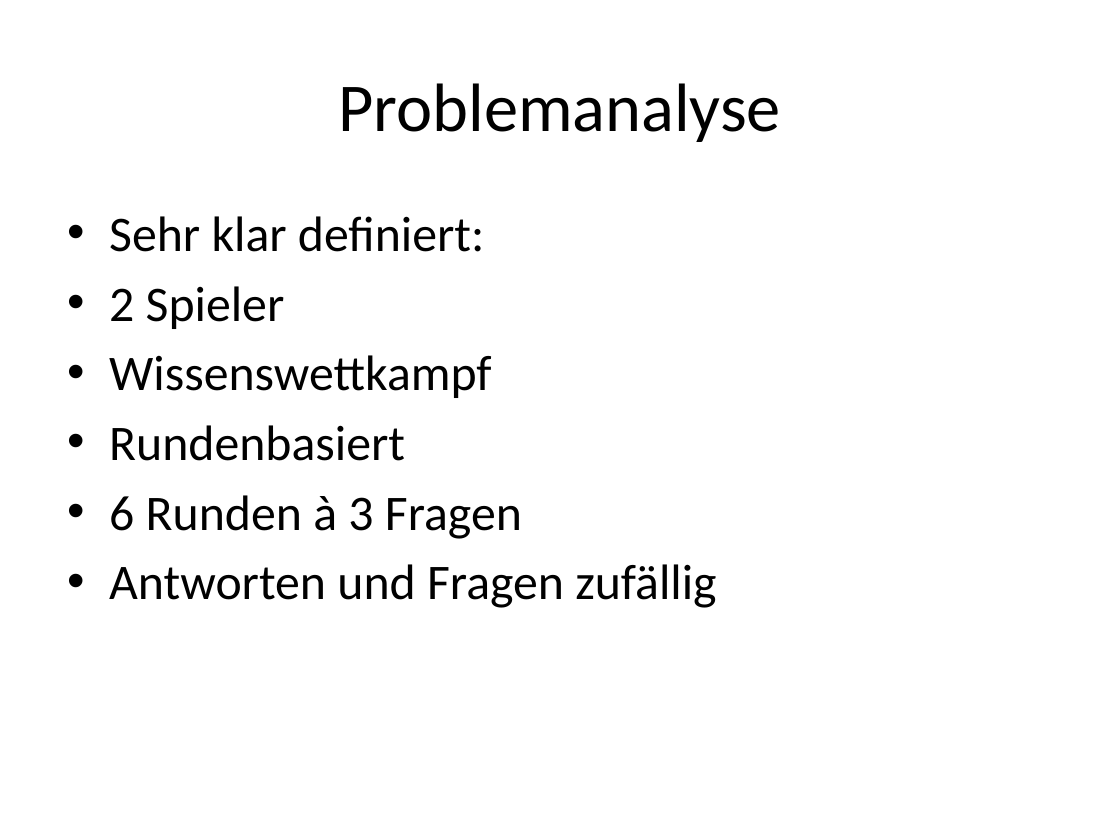
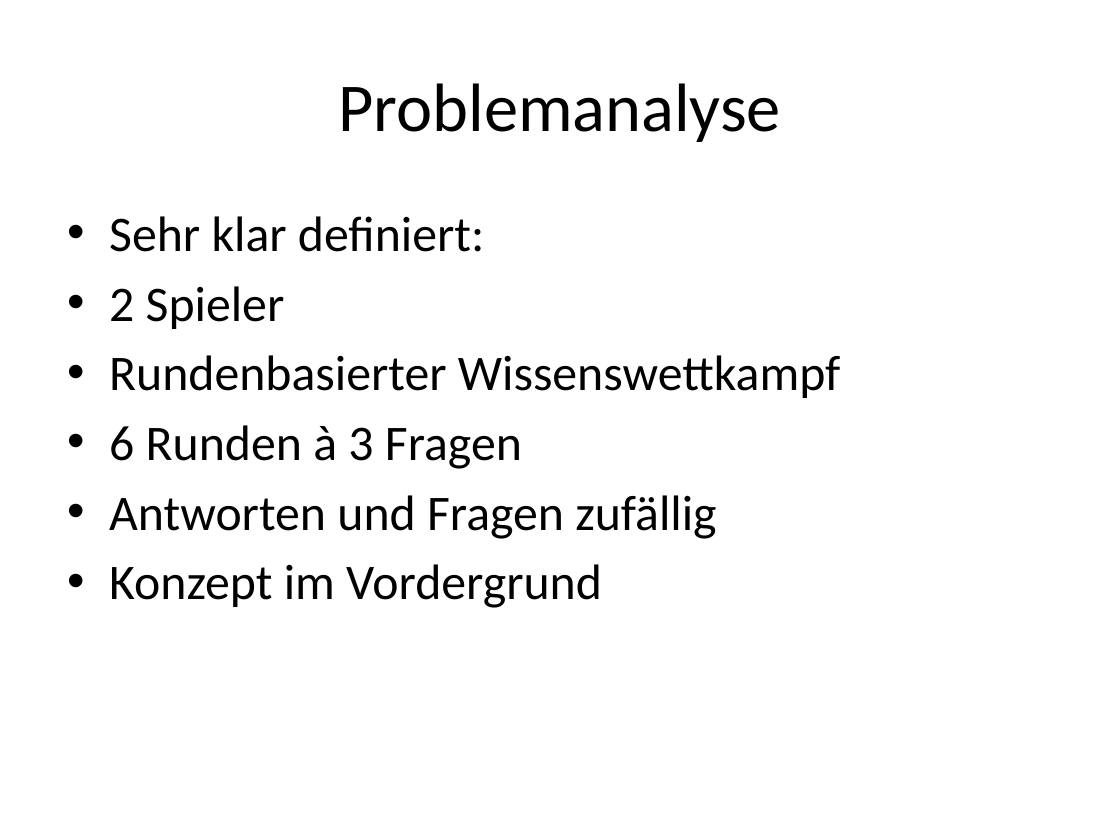
Before and after one commit to tscheims1/quiz-duell, a slide deck: slide 3 of Quizduell.pptx. Drawn at 1120x840 pixels with LibreOffice and Linux fonts; fonts in the diff are those of the drawing. Boxes give left, top, right and bottom in pixels: in the first picture for what was removed or moved away, otherwise in the second. Text is boxed around its words. In the diff, an @@ line names an element or a change of style, - is before the commit and + after.

```diff
--- a/Quizduell.pptx
+++ b/Quizduell.pptx
@@ text at <box>109,355,840,398</box>: text changed @@
-• Wissenswettkampf
-• Rundenbasiert
+• Rundenbasierter Wissenswettkampf
@@ text at <box>109,564,602,608</box>: paragraph added @@
+• Konzept im Vordergrund
```
Also in this commit, not shown: 3 other slides changed, 1 slide added, 1 slide removed, 1 other file.
